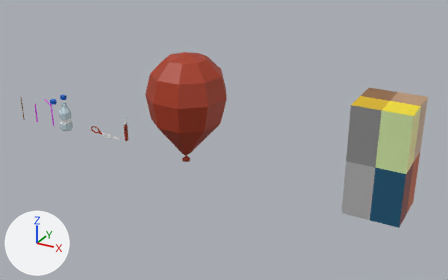
The glTF model godot/3d/diy_objects/diy_objects.glb, before and after one commit.
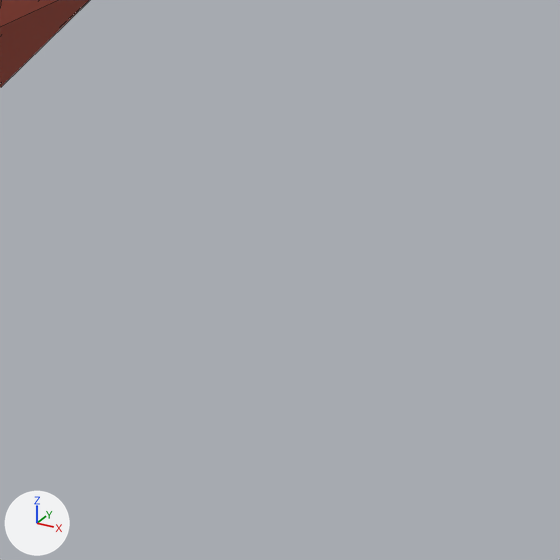
Each version is shown whole from a 50 mm lens placed at (6.19, -9.71, 5.47), pointed at (0.75, 0.18, 0.52), then close up on the part from 46% to 62% of the width and 46% to 72% of the height. Every picture has the same lights, and +X, +Y and +Z are marked at lower left. The close-ups show mesh edges as thin lines. Where no turn or scale is listed for an object, it has been applied to the vertices.

Objects in the first close-up: 'Balloon'.
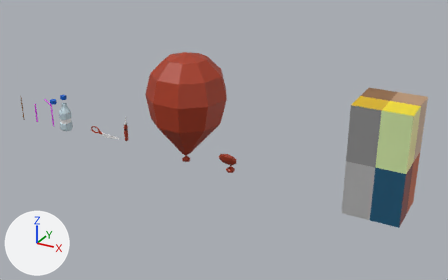
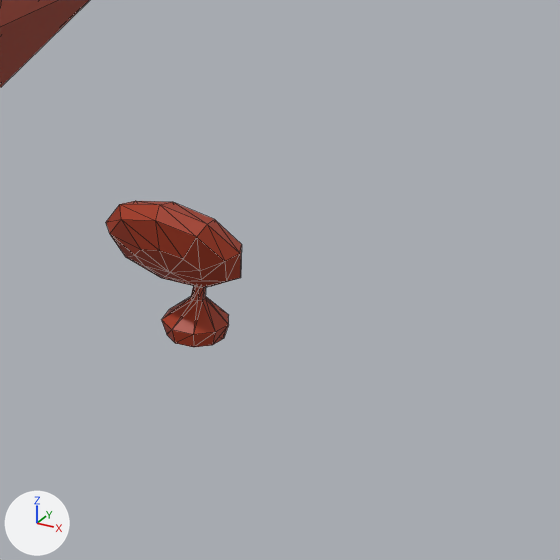
Commit message: Updated meshes and a deflated balloon object

The change, as a diff of the scene's bpy script:
```diff
--- a/godot/3d/diy_objects/diy_objects.glb.py
+++ b/godot/3d/diy_objects/diy_objects.glb.py
@@ me_sphere_004 @@
+me_sphere_004.from_pydata(...)  # 101 vertices, 198 faces; spans x -0.192..0.192, y -0.232..0.085, z -0.056..0.397
+me_sphere_004.materials.append(mat_material)  # picture img_color
@@ ob_balloondeflated @@
+ob_balloondeflated = bpy.data.objects.new('BalloonDeflated', me_sphere_004)
+ob_balloondeflated.location = (1.026, -0.044, 0.048)
```

Location of each change, [x1, y1, x2, y2] in pixels of the close-ups (560 x 560 px):
'BalloonDeflated', added (red)
    after: [106, 201, 242, 347]
